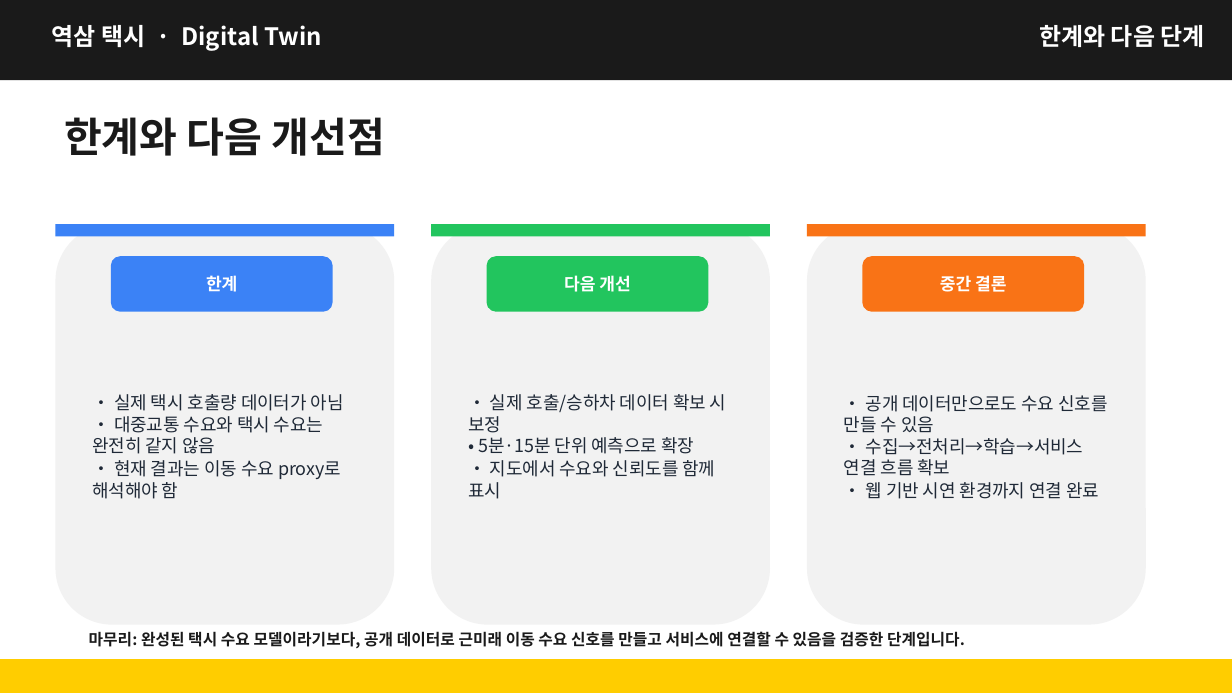
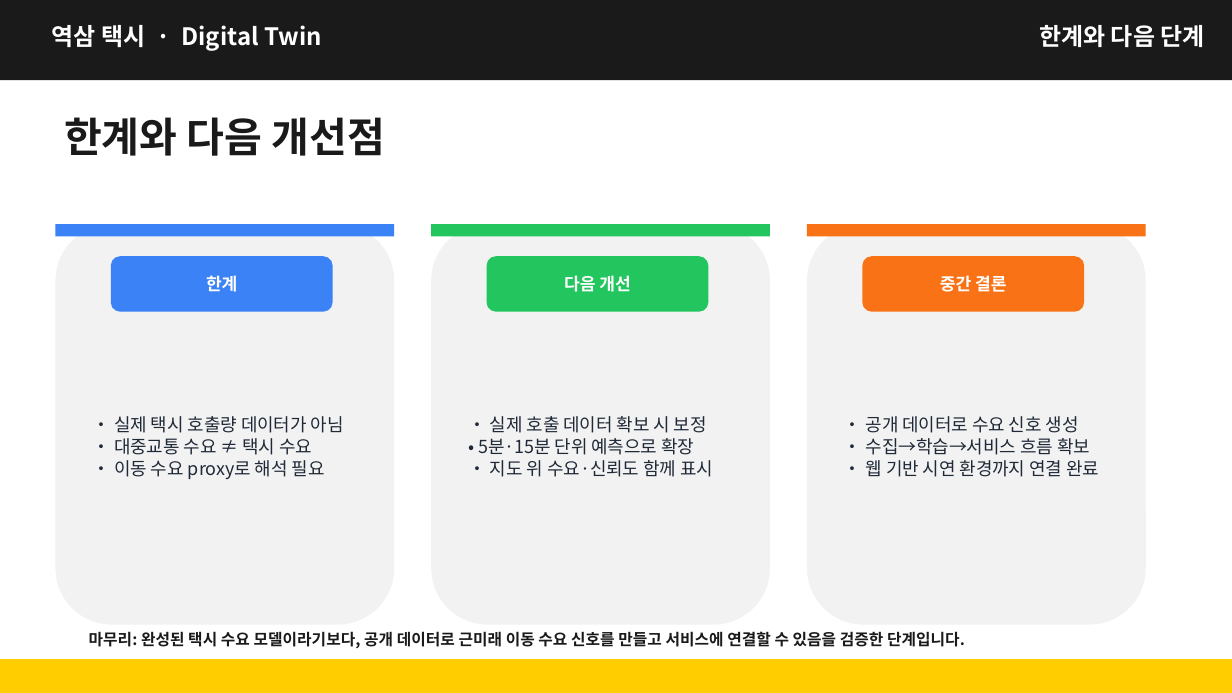
Before and after one commit to kimcanal/yeoksam-taxi, a slide deck: slide 13 of public/a-eye-presentation/A-Eye_midterm_data_collection_forecast.pptx. Drawn at 1232x693 pixels with LibreOffice and Linux fonts; fonts in the diff are those of the drawing. Boxes give left, top, right and bottom in pixels: in the first picture for what was removed or moved away, otherwise in the second. Text is boxed around its words. In the diff, an @@ line names an element or a change of style, - is before the commit and + after.

```diff
--- a/public/a-eye-presentation/A-Eye_midterm_data_collection_forecast.pptx
+++ b/public/a-eye-presentation/A-Eye_midterm_data_collection_forecast.pptx
@@ text at [114,416,344,479]: text changed @@
-• 실제 택시 호출량 데이터가 아님
-• 대중교통 수요와 택시 수요는 완전히 같지 않음
-• 현재 결과는 이동 수요 proxy로 해석해야 함
+• 실제 택시 호출량 데이터가 아님
+• 대중교통 수요 ≠ 택시 수요
+• 이동 수요 proxy로 해석 필요
@@ text at [478,416,713,477]: text changed @@
-• 실제 호출/승하차 데이터 확보 시 보정
-• 5분·15분 단위 예측으로 확장
-• 지도에서 수요와 신뢰도를 함께 표시
+• 실제 호출 데이터 확보 시 보정
+• 5분·15분 단위 예측으로 확장
+• 지도 위 수요·신뢰도 함께 표시
@@ text at [866,416,1099,477]: text changed @@
-• 공개 데이터만으로도 수요 신호를 만들 수 있음
-• 수집→전처리→학습→서비스 연결 흐름 확보
-• 웹 기반 시연 환경까지 연결 완료
+• 공개 데이터로 수요 신호 생성
+• 수집→학습→서비스 흐름 확보
+• 웹 기반 시연 환경까지 연결 완료
```
Also in this commit, not shown: 10 other slides changed.
